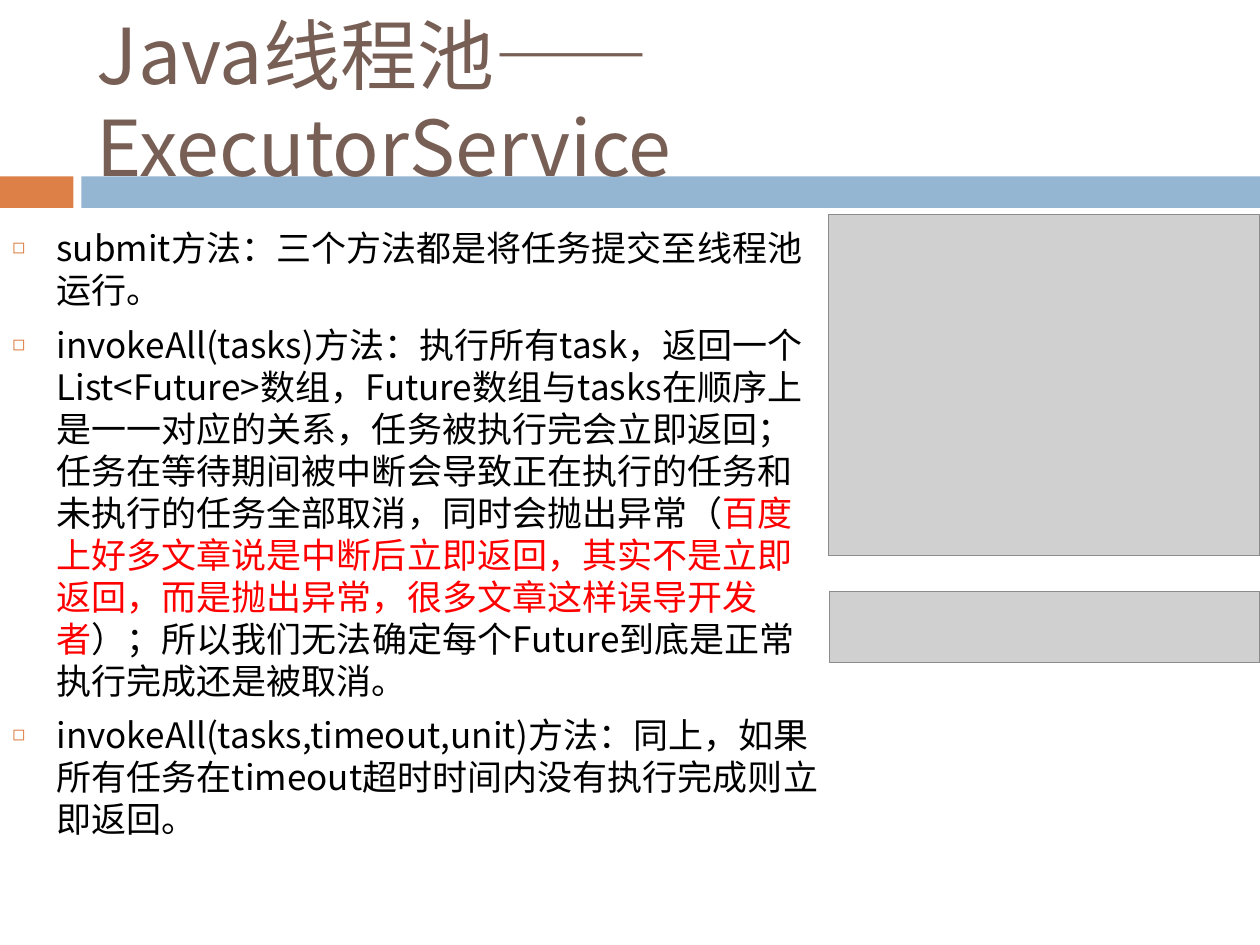
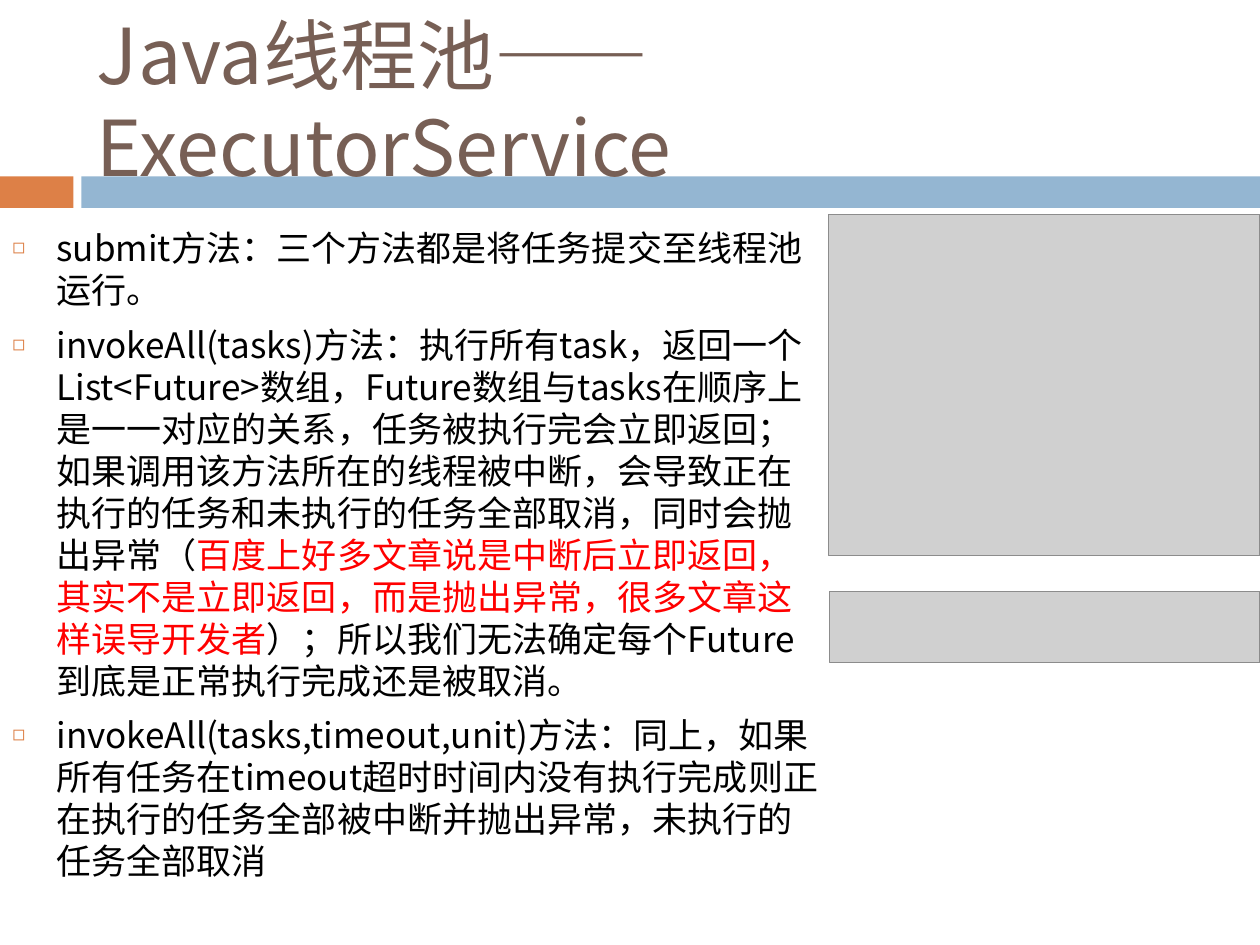
Before and after one commit to Costriod/study, a slide deck: slide 102 of Java基础.pptx. Drawn at 1260x945 pixels with LibreOffice and Linux fonts; fonts in the diff are those of the drawing; grey boxes stand for pictures. Boxes give left, top, right and bottom in pixels: in the first picture for what was removed or moved away, otherwise in the second. Text is boxed around its words. In the diff, an @@ line names an element or a change of style, - is before the commit and + after.

```diff
--- a/Java基础.pptx
+++ b/Java基础.pptx
@@ text at [57,328,819,877]: text changed @@
-◻ invokeAll(tasks)方法：执行所有task，返回一个List<Future>数组，Future数组与tasks在顺序上是一一对应的关系，任务被执行完会立即返回；任务在等待期间被中断会导致正在执行的任务和未执行的任务全部取消，同时会抛出异常（百度上好多文章说是中断后立即返回，其实不是立即返回，而是抛出异常，很多文章这样误导开发者）；所以我们无法确定每个Future到底是正常执行完成还是被取消。
-◻ invokeAll(tasks,timeout,unit)方法：同上，如果所有任务在timeout超时时间内没有执行完成则立即返回。
+◻ invokeAll(tasks)方法：执行所有task，返回一个List<Future>数组，Future数组与tasks在顺序上是一一对应的关系，任务被执行完会立即返回；如果调用该方法所在的线程被中断，会导致正在执行的任务和未执行的任务全部取消，同时会抛出异常（百度上好多文章说是中断后立即返回，其实不是立即返回，而是抛出异常，很多文章这样误导开发者）；所以我们无法确定每个Future到底是正常执行完成还是被取消。
+◻ invokeAll(tasks,timeout,unit)方法：同上，如果所有任务在timeout超时时间内没有执行完成则正在执行的任务全部被中断并抛出异常，未执行的任务全部取消
```
Also in this commit, not shown: 4 other slides changed, 1 other file.
